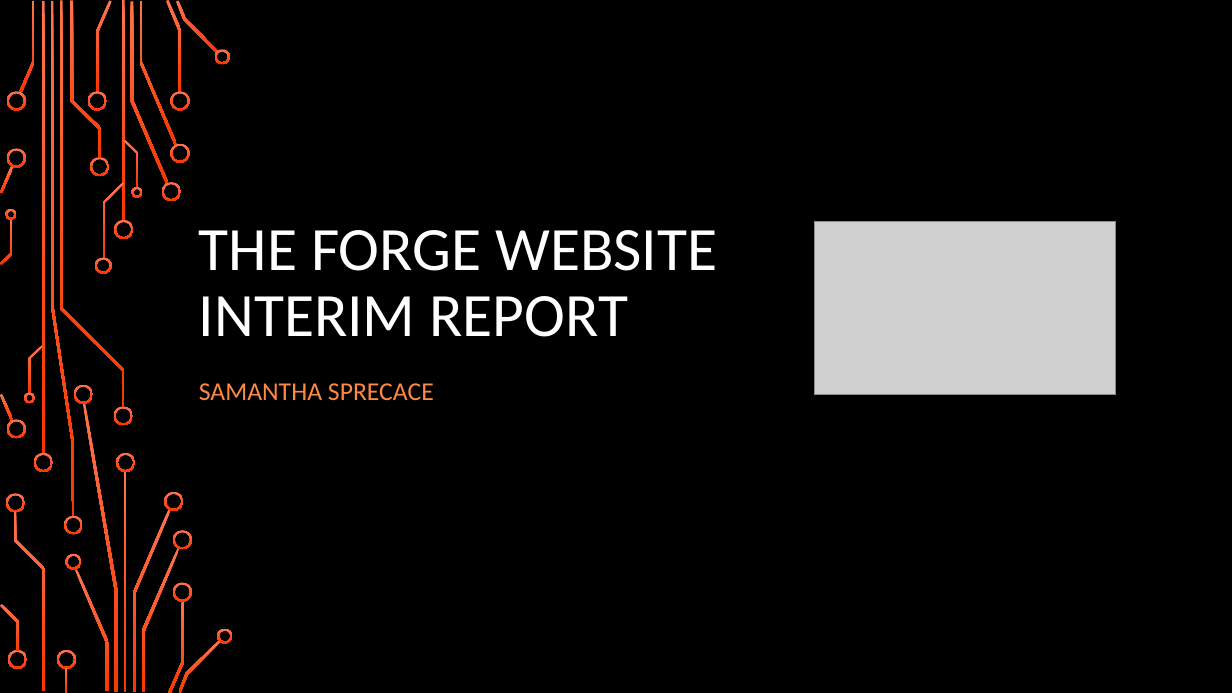
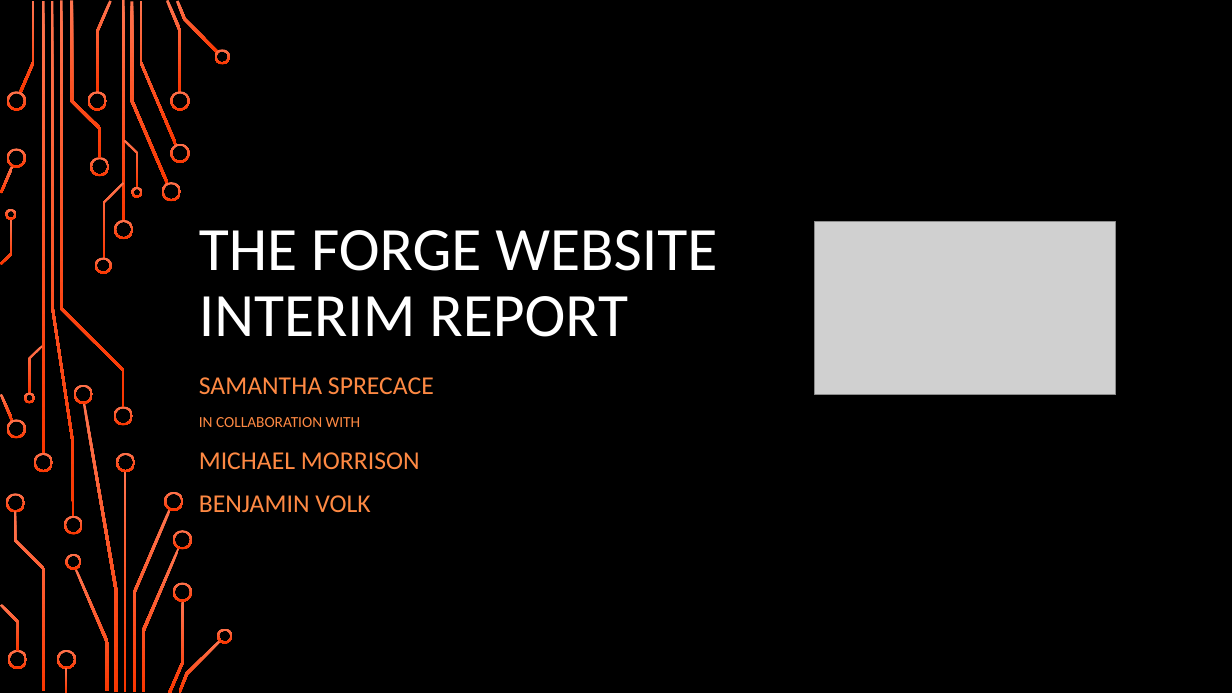
Before and after one commit to samspre/Open-Source-Software, a slide deck: slide 1 of Project/Project Update.pptx. Drawn at 1232x693 pixels with LibreOffice and Linux fonts; fonts in the diff are those of the drawing; grey boxes stand for pictures; background and template pictures are left out. Boxes give left, top, right and bottom in pixels: in the first picture for what was removed or moved away, otherwise in the second. Text is boxed around its words. In the diff, an @@ line names an element or a change of style, - is before the commit and + after.

Commit message:
Added names

```diff
--- a/Project/Project Update.pptx
+++ b/Project/Project Update.pptx
@@ subtitle at [199,377,434,394]: line spacing 1.2 to 1 @@
@@ subtitle at [199,417,420,512]: paragraphs added @@
+IN COLLABORATION WITH
+MICHAEL MORRISON
+BENJAMIN VOLK
```
